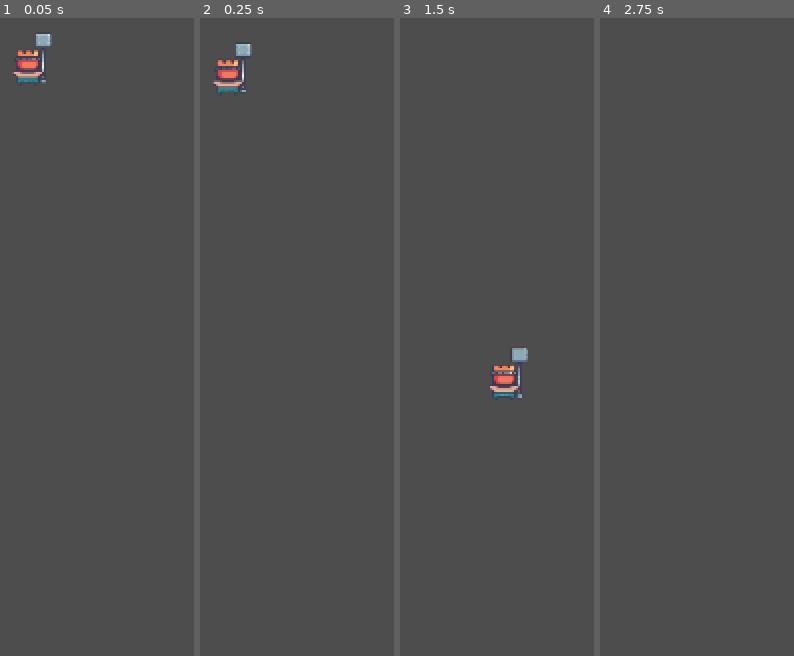
Above: before the commit, frames 1-4 (left to right).
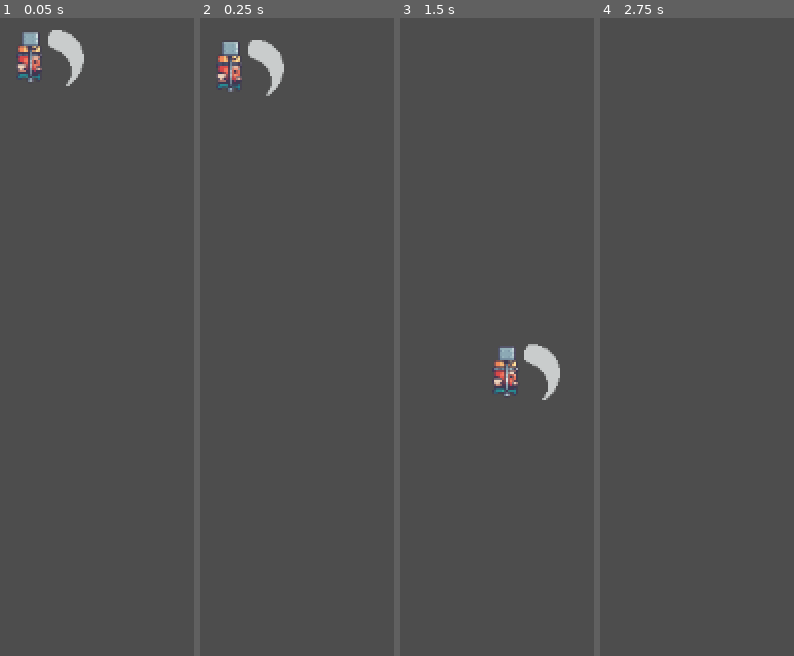
Above: after the commit, the same moments.

Repository: ChinZhengHong/2D-Platformer
Game: Godot game, scene res://Scene/Main.tscn
The game is run twice, just before and just after one commit, with the same random seed, the same clock (stepped at 60 frames per second) and the same inputs.
Inputs:
- Up to frame 1 (0.05 s): no input
- Up to frame 2 (0.25 s): no input
- Up to frame 3 (1.5 s): hold Right (ui_right) 0.53-1.28 s; hold Left (ui_left) from 1.28 s (still down)
- Up to frame 4 (2.75 s): release Left (ui_left) at 2.03 s; hold Right (ui_right) from 2.03 s (still down)

The runs differ from the first frame. In frame 1, 1.7% of the frame differs, in the area x 6-44%, y 1-11%; in frame 2, 1.8%, in the area x 6-44%, y 3-13%; in frame 3, 1.7%; in frame 4, nothing differs.

Commit message:
add attack animation

Diff:
--- a/Scene/Player.tscn
+++ b/Scene/Player.tscn
@@ -1,12 +1,25 @@
-[gd_scene load_steps=31 format=3 uid="uid://culi78sdl7u6f"]
+[gd_scene load_steps=35 format=3 uid="uid://culi78sdl7u6f"]
 
 [ext_resource type="Texture2D" uid="uid://dohiy8rd7cjxm" path="res://Assets/Kings and Pigs/Sprites/01-King Human/Idle (78x58).png" id="1_3ruo4"]
 [ext_resource type="Script" path="res://Scene/Player.gd" id="1_igqow"]
 [ext_resource type="Texture2D" uid="uid://ggydf13nn61h" path="res://Assets/Kings and Pigs/Sprites/01-King Human/Door In (78x58).png" id="2_ctpv2"]
+[ext_resource type="Texture2D" uid="uid://1kw8i7c600wg" path="res://Assets/Kings and Pigs/Sprites/01-King Human/Attack (78x58).png" id="2_ilp1d"]
 [ext_resource type="Texture2D" uid="uid://dqd5ud37rnsns" path="res://Assets/Kings and Pigs/Sprites/01-King Human/Jump (78x58).png" id="3_i5ayy"]
 [ext_resource type="Texture2D" uid="uid://c5j00wy2rk72v" path="res://Assets/Kings and Pigs/Sprites/01-King Human/Run (78x58).png" id="3_os4kv"]
 
 [sub_resource type="RectangleShape2D" id="RectangleShape2D_x22wg"]
+
+[sub_resource type="AtlasTexture" id="AtlasTexture_n8p5u"]
+atlas = ExtResource("2_ilp1d")
+region = Rect2(0, 0, 78, 58)
+
+[sub_resource type="AtlasTexture" id="AtlasTexture_fh5qi"]
+atlas = ExtResource("2_ilp1d")
+region = Rect2(78, 0, 78, 58)
+
+[sub_resource type="AtlasTexture" id="AtlasTexture_klcjo"]
+atlas = ExtResource("2_ilp1d")
+region = Rect2(156, 0, 78, 58)
 
 [sub_resource type="AtlasTexture" id="AtlasTexture_qh2wm"]
 atlas = ExtResource("2_ctpv2")
@@ -104,6 +117,20 @@
 animations = [{
 "frames": [{
 "duration": 1.0,
+"texture": SubResource("AtlasTexture_n8p5u")
+}, {
+"duration": 1.0,
+"texture": SubResource("AtlasTexture_fh5qi")
+}, {
+"duration": 1.0,
+"texture": SubResource("AtlasTexture_klcjo")
+}],
+"loop": true,
+"name": &"attack",
+"speed": 10.0
+}, {
+"frames": [{
+"duration": 1.0,
 "texture": SubResource("AtlasTexture_qh2wm")
 }, {
 "duration": 1.0,
@@ -201,5 +228,6 @@
 [node name="AnimatedSprite2D" type="AnimatedSprite2D" parent="."]
 position = Vector2(1, 0)
 sprite_frames = SubResource("SpriteFrames_6a8ku")
-animation = &"climb"
-frame_progress = 0.336227
+animation = &"attack"
+frame = 1
+frame_progress = 0.646116
